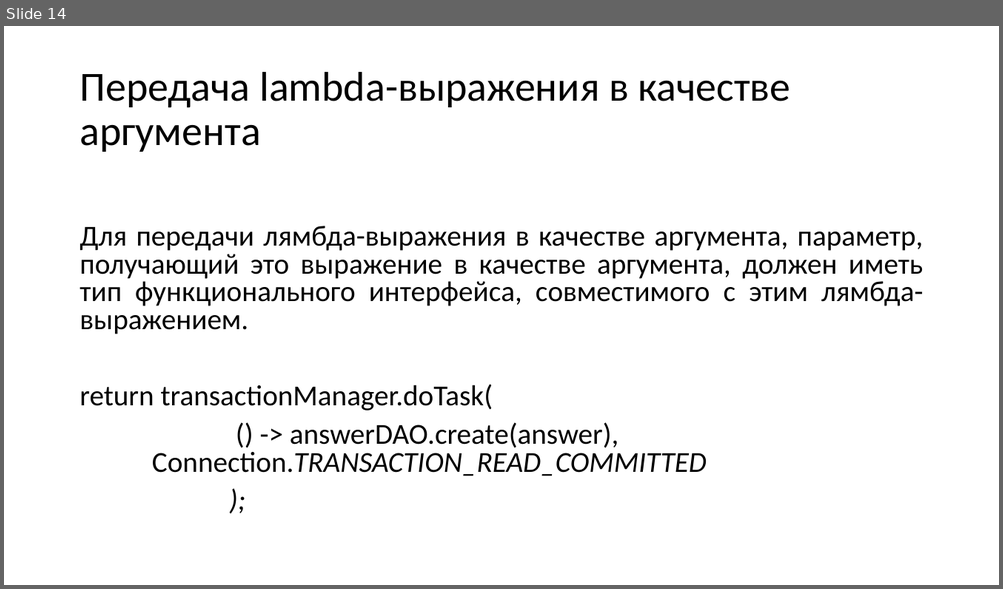
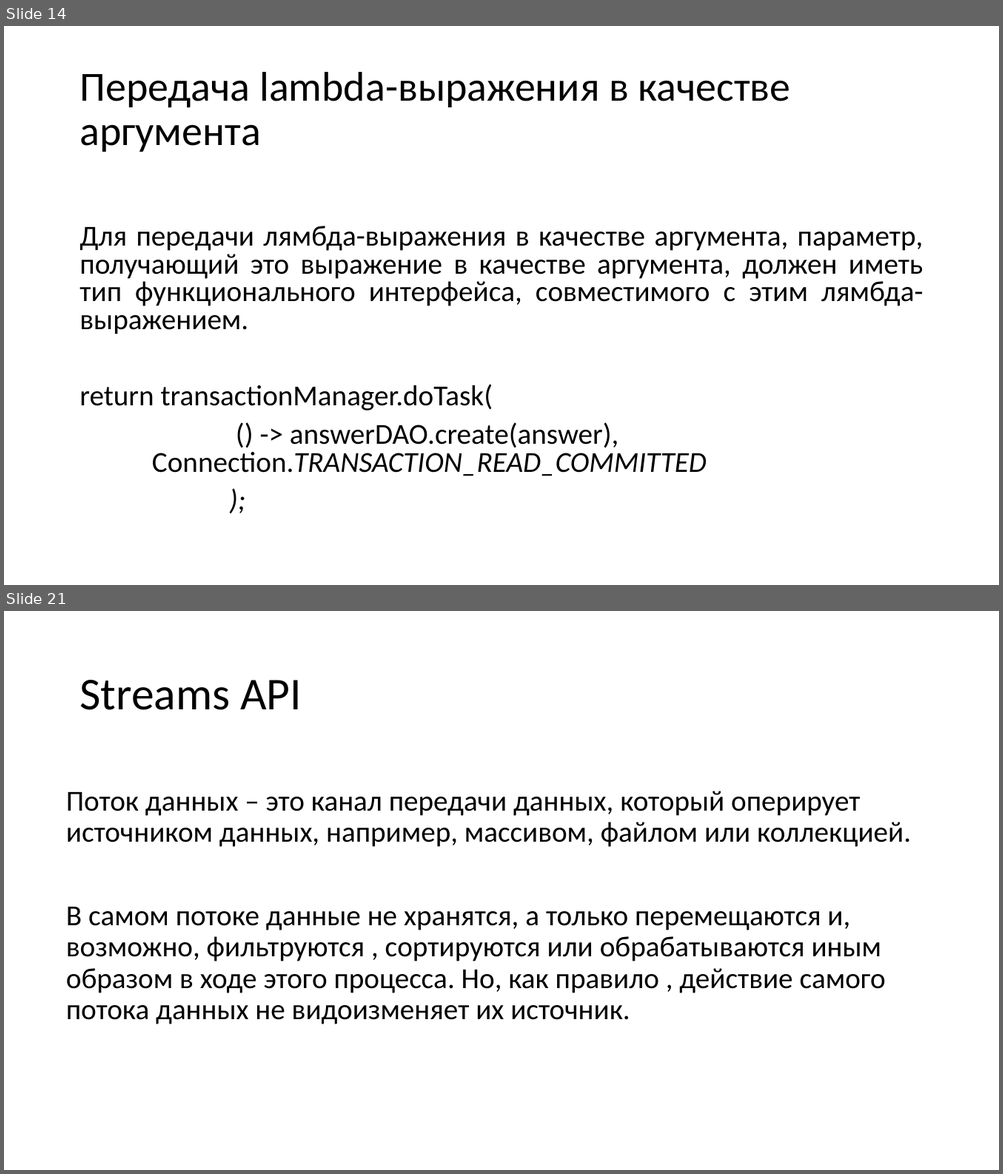
Before and after one commit to infostroytraining/tasks, a slide deck: presentations/java8.pptx. Shown one above the other, each under a label of ours: slide 14 before the commit, slides 14 and 21 after it; the slides between them are not shown. The pictures are 1003x589 and 1003x1174 pixels, drawn with LibreOffice and Linux fonts; fonts in the diff are those of the drawing. Boxes give left, top, right and bottom in pixels: in the first picture for what was removed or moved away, otherwise in the second. Text is boxed around its words. In the diff, an @@ line names an element or a change of style, - is before the commit and + after.

```diff
--- a/presentations/java8.pptx
+++ b/presentations/java8.pptx
@@ slide 21 added at [4,611,999,1170], background #FFFFFF @@
@@ title added at [79,680,301,710], 44 pt, text #000000 @@
+Streams API
@@ text added at [66,791,910,1025], 28 pt, text #000000 @@
+Поток данных – это канал передачи данных, который оперирует источником данных, например, массивом, файлом или коллекцией.
+В самом потоке данные не хранятся, а только перемещаются и, возможно, фильтруются , сортируются или обрабатываются иным образом в ходе этого процесса. Но, как правило , действие самого потока данных не видоизменяет их источник.
```
Also in this commit, not shown: 7 slides changed, 8 other slides added.
